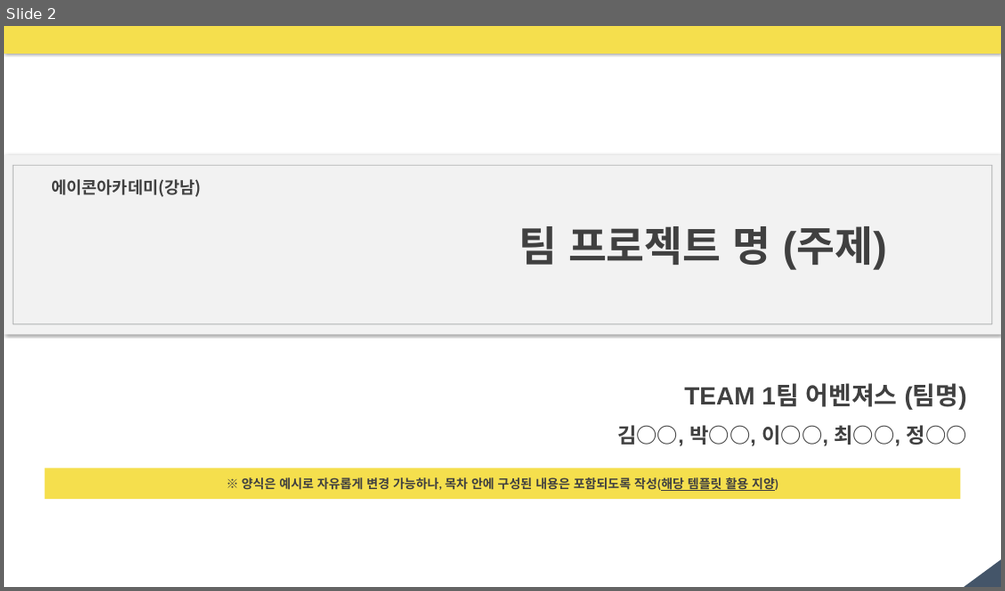
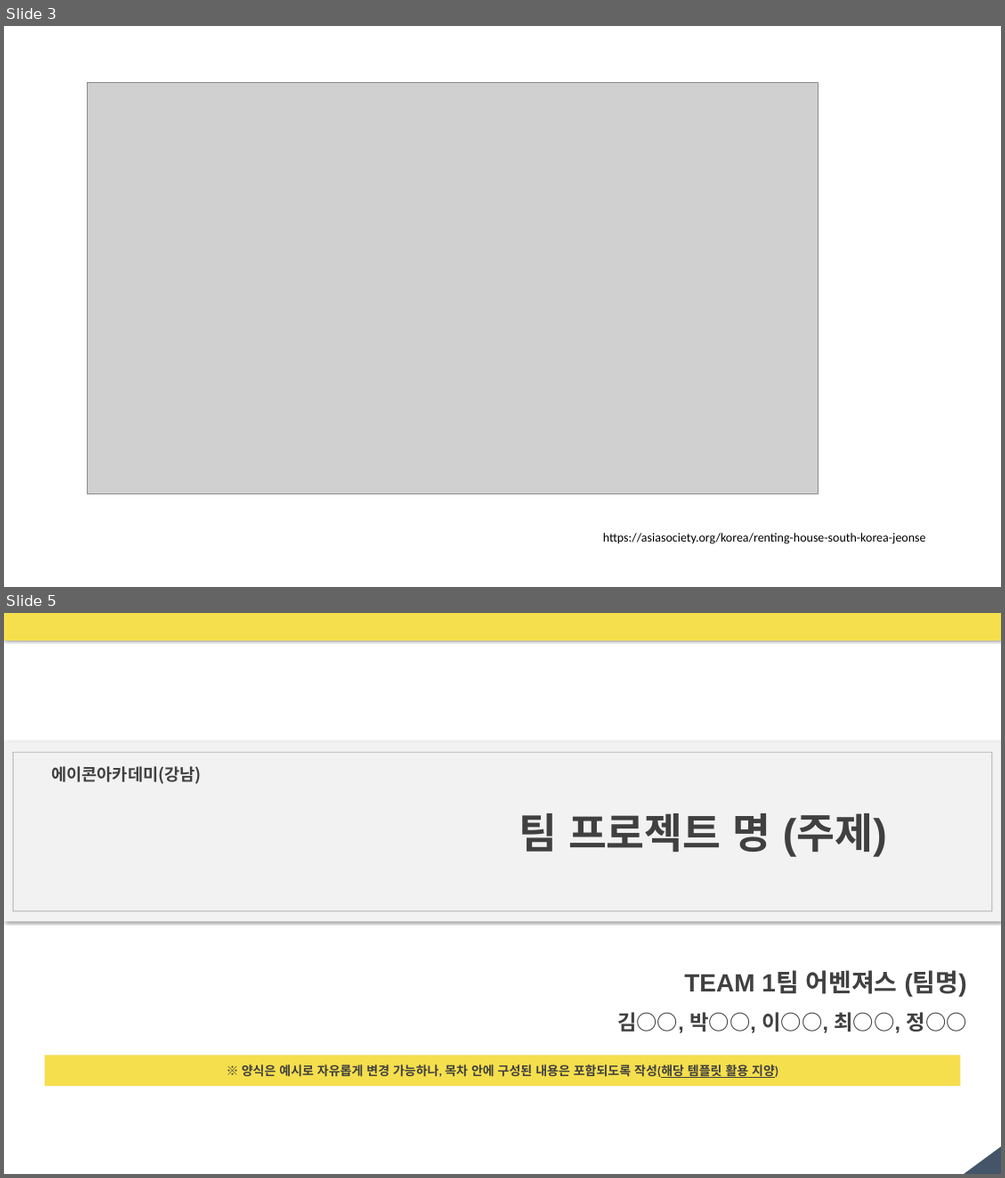
Before and after one commit to naleetwo/MidtermProject, a slide deck: PPT/2팀 중간프로젝트.pptx. Shown one above the other, each under a label of ours: slide 2 before the commit, slides 3 and 5 after it; the slides between them are not shown. The pictures are 1005x591 and 1005x1178 pixels, drawn with LibreOffice and Linux fonts; fonts in the diff are those of the drawing; grey boxes stand for pictures. Boxes give left, top, right and bottom in pixels: in the first picture for what was removed or moved away, otherwise in the second. Text is boxed around its words. In the diff, an @@ line names an element or a change of style, - is before the commit and + after.

```diff
--- a/PPT/2팀 중간프로젝트.pptx
+++ b/PPT/2팀 중간프로젝트.pptx
@@ slide 3 added at [4,26,1001,587], background #FFFFFF @@
@@ picture added at [88,82,818,493] @@
@@ text added at [603,532,926,544], 18 pt, text #000000 @@
+https://asiasociety.org/korea/renting-house-south-korea-jeonse
@@ what was slide 2 is now slide 5 @@
```
Also in this commit, not shown: 2 slides changed, 7 other slides added, 2 slides removed.
